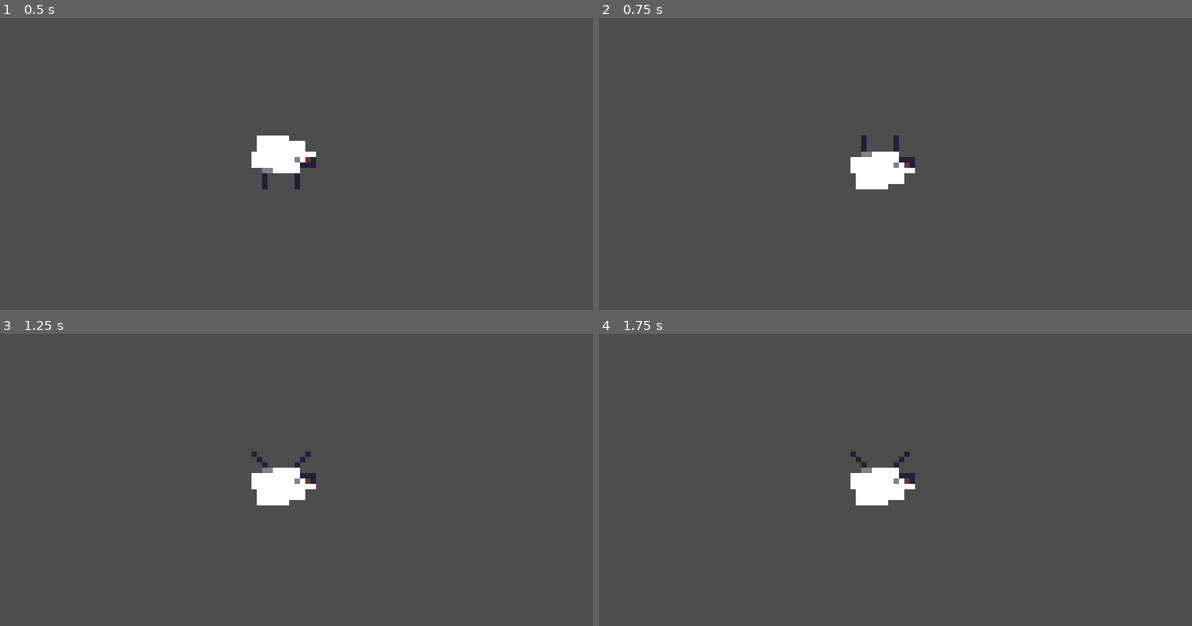
Above: before the commit, frames 1-4 (two rows, left to right).
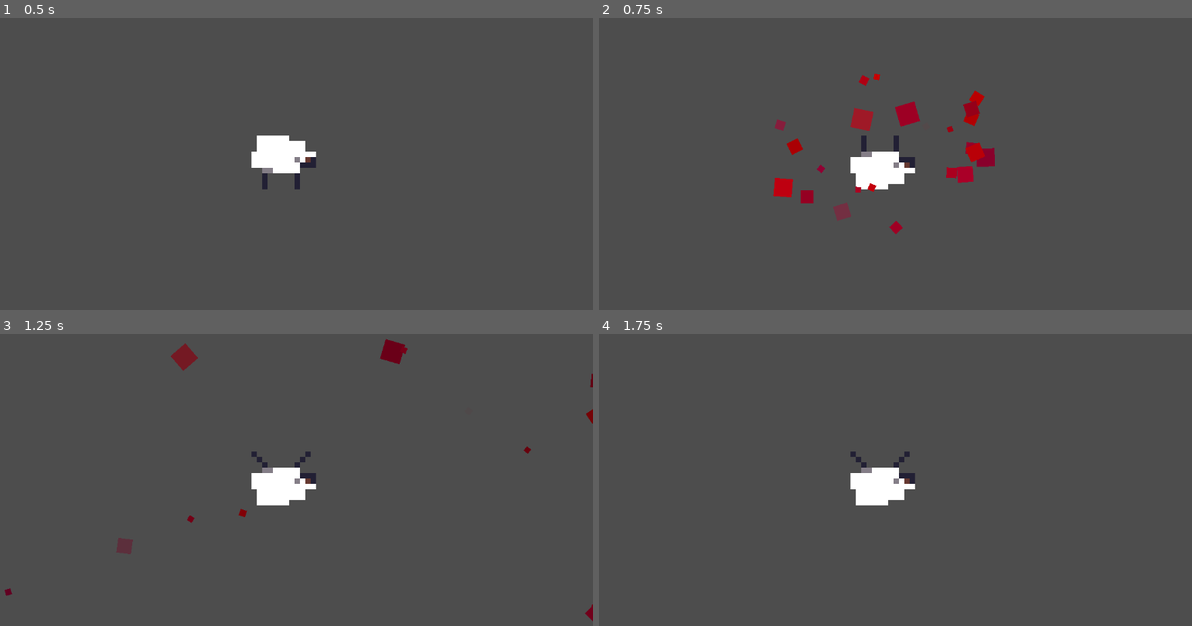
Above: after the commit, the same moments.

Repository: aeriab/giftjam_lebron
Game: Godot game, scene res://trash/shaptest.tscn
Same seed, same stepped clock (60 frames per second), same inputs: the game is played once before the commit and once after it. This scene is started directly instead of the project's main scene.
Inputs (mouse positions are in pixels of both pictures, inside the frame that each line leads up to):
- Up to frame 1 (0.5 s): no input
- Up to frame 2 (0.75 s): tap Enter at 0.5 s; move the mouse to (883, 161) at 0.52 s; press the mouse at (883, 161) at 0.53 s
- Up to frame 3 (1.25 s): no input
- Up to frame 4 (1.75 s): move the mouse to (1067, 529) at 1.27 s; release the mouse at (1067, 529) at 1.28 s; click (1067, 529) at 1.35 s

Frame 1 is identical in both runs. In frame 2, 2.0% of the frame differs, in the area x 29-67%, y 19-75%; in frame 3, 0.8%; in frame 4, nothing differs.

Commit message:
Revert "trashpush"
This reverts commit 6a85148f727a0f8c3d61851b9da384f0d5e493d4.

Diff:
--- a/shap.tscn
+++ b/shap.tscn
@@ -186,9 +186,6 @@
 collision_mode = 1
 collision_friction = 0.0
 collision_bounce = 0.2
-sub_emitter_mode = 1
-sub_emitter_frequency = 4.0
-sub_emitter_keep_velocity = true
 
 [sub_resource type="OccluderPolygon2D" id="OccluderPolygon2D_6sc2g"]
 polygon = PackedVector2Array(-12, 7, 14, 7, 14, 10, -12, 10)
@@ -233,11 +230,9 @@
 amount = 24
 one_shot = true
 explosiveness = 0.93
-visibility_rect = Rect2(-1000, -1000, 2000, 2000)
 process_material = SubResource("ParticleProcessMaterial_ar0bk")
 
 [node name="LightOccluder2D" type="LightOccluder2D" parent="."]
-visible = false
 position = Vector2(-1, 0)
 occluder = SubResource("OccluderPolygon2D_6sc2g")
 
